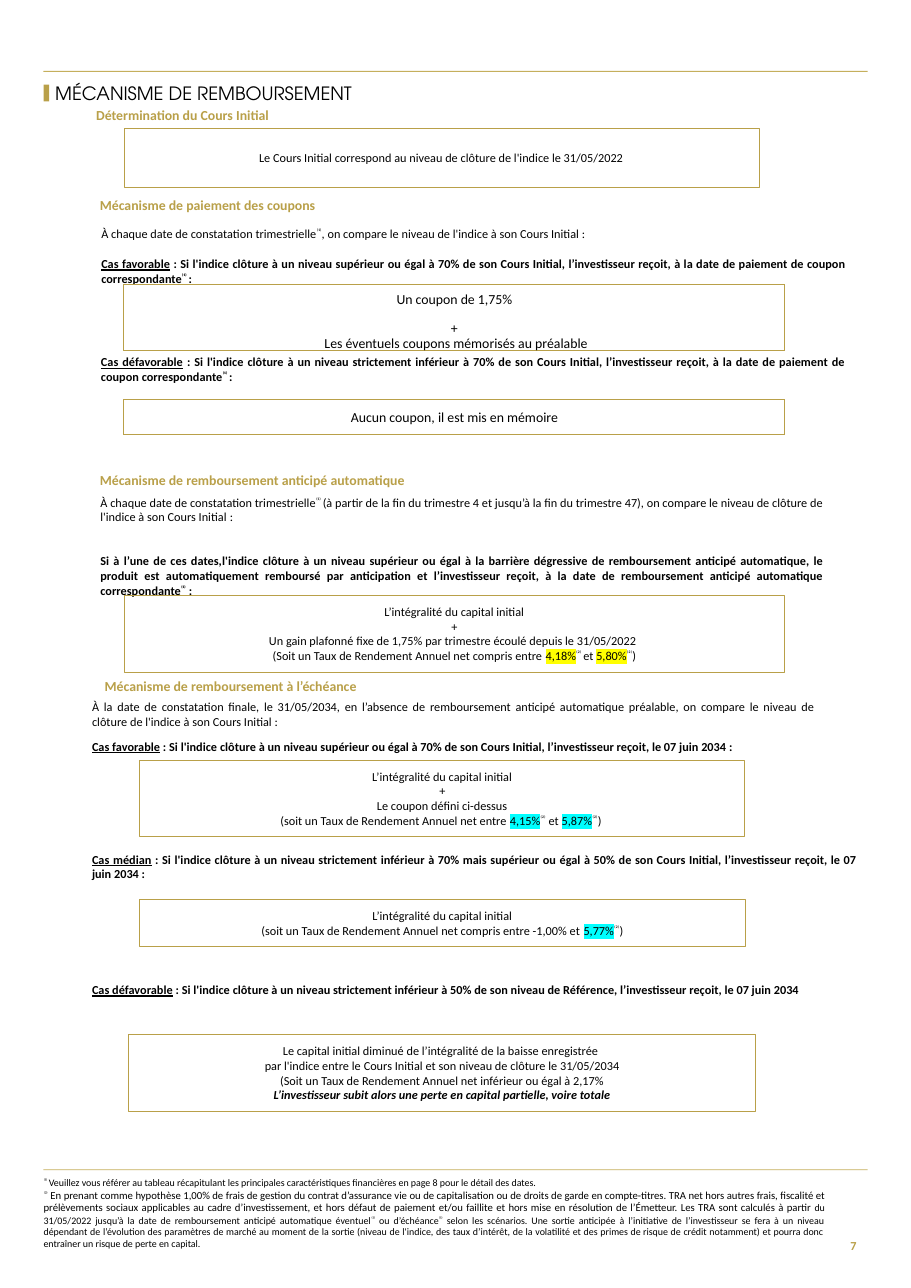
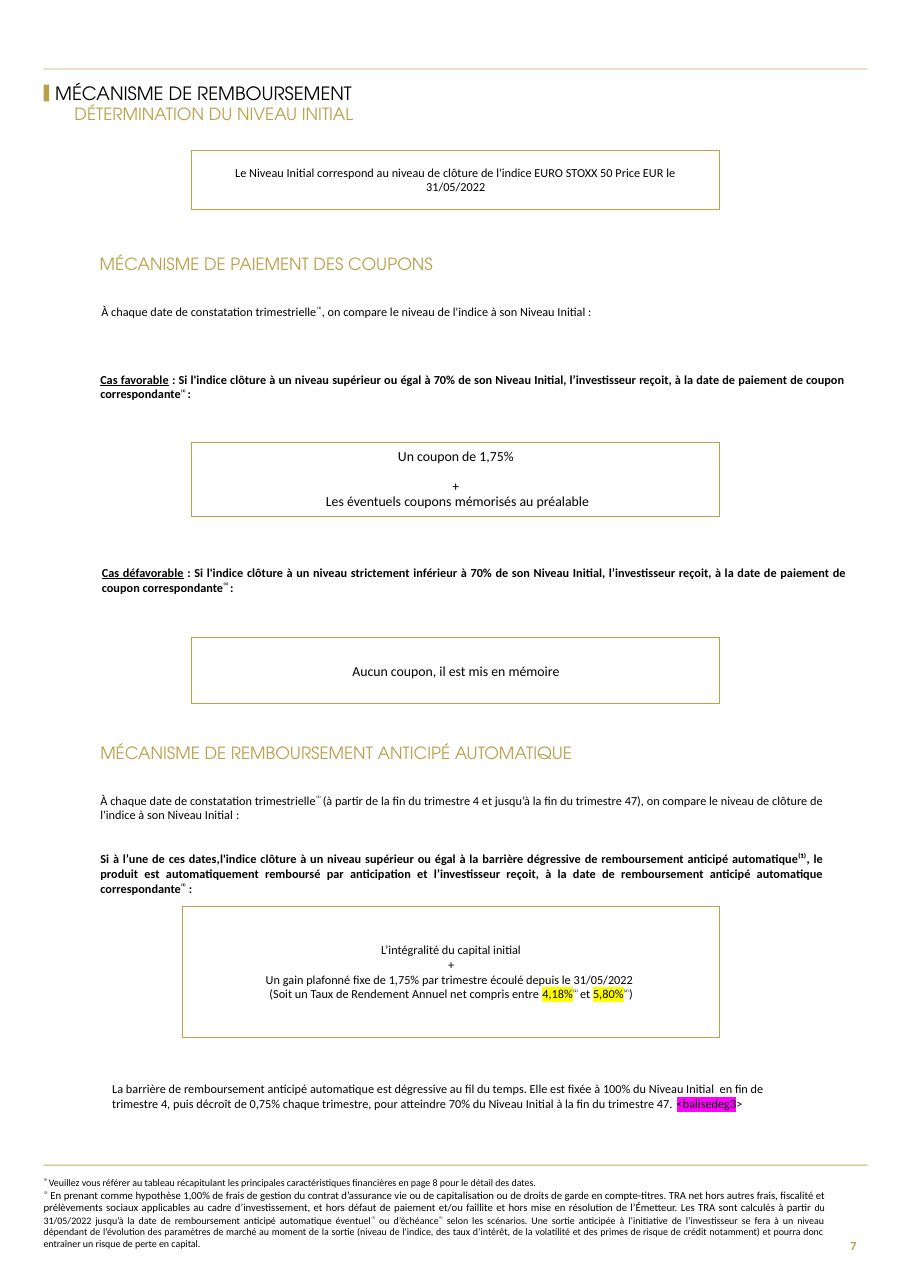
Before and after one commit to guillaumejacquin/Moulinette_Brochure_Equitim, a slide deck: slide 7 of result/Quartz Rendement Memoire Banques Mai 2022- FR0014009DK8result.pptx. Drawn at 911x1288 pixels with LibreOffice and Linux fonts; fonts in the diff are those of the drawing; background and template pictures are left out. Boxes give left, top, right and bottom in pixels: in the first picture for what was removed or moved away, otherwise in the second. Text is boxed around its words. In the diff, an @@ line names an element or a change of style, - is before the commit and + after.

```diff
--- a/result/Quartz Rendement Memoire Banques Mai 2022- FR0014009DK8result.pptx
+++ b/result/Quartz Rendement Memoire Banques Mai 2022- FR0014009DK8result.pptx
@@ rectangle removed at (43,71,867,72) @@
@@ rectangle added at (43,68,867,69), fill #C5AF5C @@
@@ text at (74,104,353,120): text changed; size 9 to 11 pt; font Calibri to TeX Gyre Adventor; bold off @@
-  Détermination du Cours Initial
+  DÉTERMINATION DU NIVEAU INITIAL
@@ rectangle "Le Niveau Initial correspond au ...": place and size @@
-rectangle "Le Niveau Initial correspond au ..." at (124,129,759,188)
+rectangle "Le Niveau Initial correspond au ..." at (192,150,719,209)
@@ text in rectangle at (235,168,675,192): text changed @@
-Le Cours Initial correspond au niveau de clôture de l'indice le 31/05/2022
+Le Niveau Initial correspond au niveau de clôture de l'indice EURO STOXX 50 Price EUR le 31/05/2022
@@ text at (100,254,433,270): text changed; size 9 to 11 pt; font Calibri to TeX Gyre Adventor; bold off @@
-  Mécanisme de paiement des coupons
+  MÉCANISME DE PAIEMENT DES COUPONS
@@ text at (101,306,585,318): text changed @@
-À chaque date de constatation trimestrielle⁽¹⁾, on compare le niveau de l'indice à son Cours Initial :
+À chaque date de constatation trimestrielle⁽¹⁾, on compare le niveau de l'indice à son Niveau Initial :
@@ text at (100,375,844,400): text changed @@
-Cas favorable : Si l'indice clôture à un niveau supérieur ou égal à 70% de son Cours Initial, l’investisseur reçoit, à la date de paiement de coupon correspondante⁽¹⁾ :
+Cas favorable : Si l'indice clôture à un niveau supérieur ou égal à 70% de son Niveau Initial, l’investisseur reçoit, à la date de paiement de coupon correspondante⁽¹⁾ :
@@ rectangle "Un coupon de 1,75%": place and size @@
-rectangle "Un coupon de 1,75%" at (124,285,785,351)
+rectangle "Un coupon de 1,75%" at (192,443,719,517)
@@ text at (102,568,846,594): text changed @@
-Cas défavorable : Si l'indice clôture à un niveau strictement inférieur à 70% de son Cours Initial, l’investisseur reçoit, à la date de paiement de coupon correspondante⁽¹⁾ :
+Cas défavorable : Si l'indice clôture à un niveau strictement inférieur à 70% de son Niveau Initial, l’investisseur reçoit, à la date de paiement de coupon correspondante⁽¹⁾ :
@@ rectangle "Aucun coupon, il est mis ...": place and size @@
-rectangle "Aucun coupon, il est mis ..." at (124,400,785,434)
+rectangle "Aucun coupon, il est mis ..." at (192,638,719,703)
@@ text removed at (105,681,357,691) @@
-Mécanisme de remboursement à l’échéance
@@ text removed at (92,701,814,726) @@
-À la date de constatation finale, le 31/05/2034, en l’absence de remboursement anticipé automatique préalable, on compare le niveau de clôture de l'indice à son Cours Initial :
@@ text removed at (92,742,726,753) @@
-Cas favorable : Si l'indice clôture à un niveau supérieur ou égal à 70% de son Cours Initial, l’investisseur reçoit, le 07 juin 2034 :
@@ text at (100,743,572,759): text changed; size 9 to 11 pt; font Calibri to TeX Gyre Adventor; bold off @@
-  Mécanisme de remboursement anticipé automatique
+  MÉCANISME DE REMBOURSEMENT ANTICIPÉ AUTOMATIQUE
@@ rectangle removed at (140,760,745,837) @@
-L’intégralité du capital initial
-+
-Le coupon défini ci-dessus
-(soit un Taux de Rendement Annuel net entre 4,15%⁽²⁾ et 5,87%⁽²⁾)
@@ text at (100,795,823,887): text changed @@
-À chaque date de constatation trimestrielle⁽¹⁾ (à partir de la fin du trimestre 4 et jusqu’à la fin du trimestre 47), on compare le niveau de clôture de l'indice à son Cours Initial :
-Si à l’une de ces dates,l'indice clôture à un niveau supérieur ou égal à la barrière dégressive de remboursement anticipé automatique, le produit est automatiquement remboursé par anticipation et l’investisseur reçoit, à la date de remboursement anticipé automatique correspondante⁽¹⁾ :
+À chaque date de constatation trimestrielle⁽¹⁾ (à partir de la fin du trimestre 4 et jusqu’à la fin du trimestre 47), on compare le niveau de clôture de l'indice à son Niveau Initial :
+Si à l’une de ces dates,l'indice clôture à un niveau supérieur ou égal à la barrière dégressive de remboursement anticipé automatique⁽¹⁾, le produit est automatiquement remboursé par anticipation et l’investisseur reçoit, à la date de remboursement anticipé automatique correspondante⁽¹⁾ :
@@ text removed at (92,855,856,880) @@
-Cas médian : Si l'indice clôture à un niveau strictement inférieur à 70% mais supérieur ou égal à 50% de son Cours Initial, l’investisseur reçoit, le 07 juin 2034 :
@@ rectangle removed at (139,900,745,947) @@
-L’intégralité du capital initial
-(soit un Taux de Rendement Annuel net compris entre -1,00% et 5,77%⁽²⁾)
@@ rectangle "L’intégralité du capital initial": place and size @@
-rectangle "L’intégralité du capital initial" at (124,595,785,672)
+rectangle "L’intégralité du capital initial" at (183,907,720,1037)
@@ text removed at (92,985,799,997) @@
-Cas défavorable : Si l'indice clôture à un niveau strictement inférieur à 50% de son niveau de Référence, l’investisseur reçoit, le 07 juin 2034
@@ rectangle removed at (129,1034,756,1111) @@
-Le capital initial diminué de l’intégralité de la baisse enregistrée
-par l'indice entre le Cours Initial et son niveau de clôture le 31/05/2034
-(Soit un Taux de Rendement Annuel net inférieur ou égal à 2,17%
-L’investisseur subit alors une perte en capital partielle, voire totale
@@ text added at (112,1084,764,1112), 8 pt, text #000000 @@
+La barrière de remboursement anticipé automatique est dégressive au fil du temps. Elle est fixée à 100% du Niveau Initial en fin de trimestre 4, puis décroît de 0,75% chaque trimestre, pour atteindre 70% du Niveau Initial à la fin du trimestre 47. <balisedeg3>
@@ rectangle added at (43,1164,867,1165), fill #C5AF5C @@
@@ rectangle removed at (43,1170,867,1171) @@
```
Also in this commit, not shown: 12 other slides changed, 1 slide added, 39 other files.
